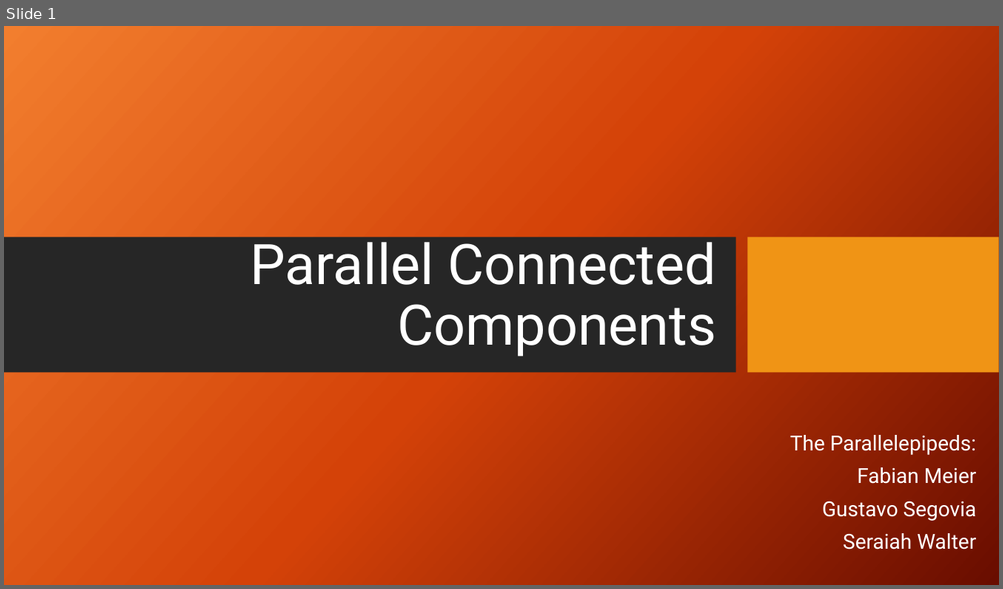
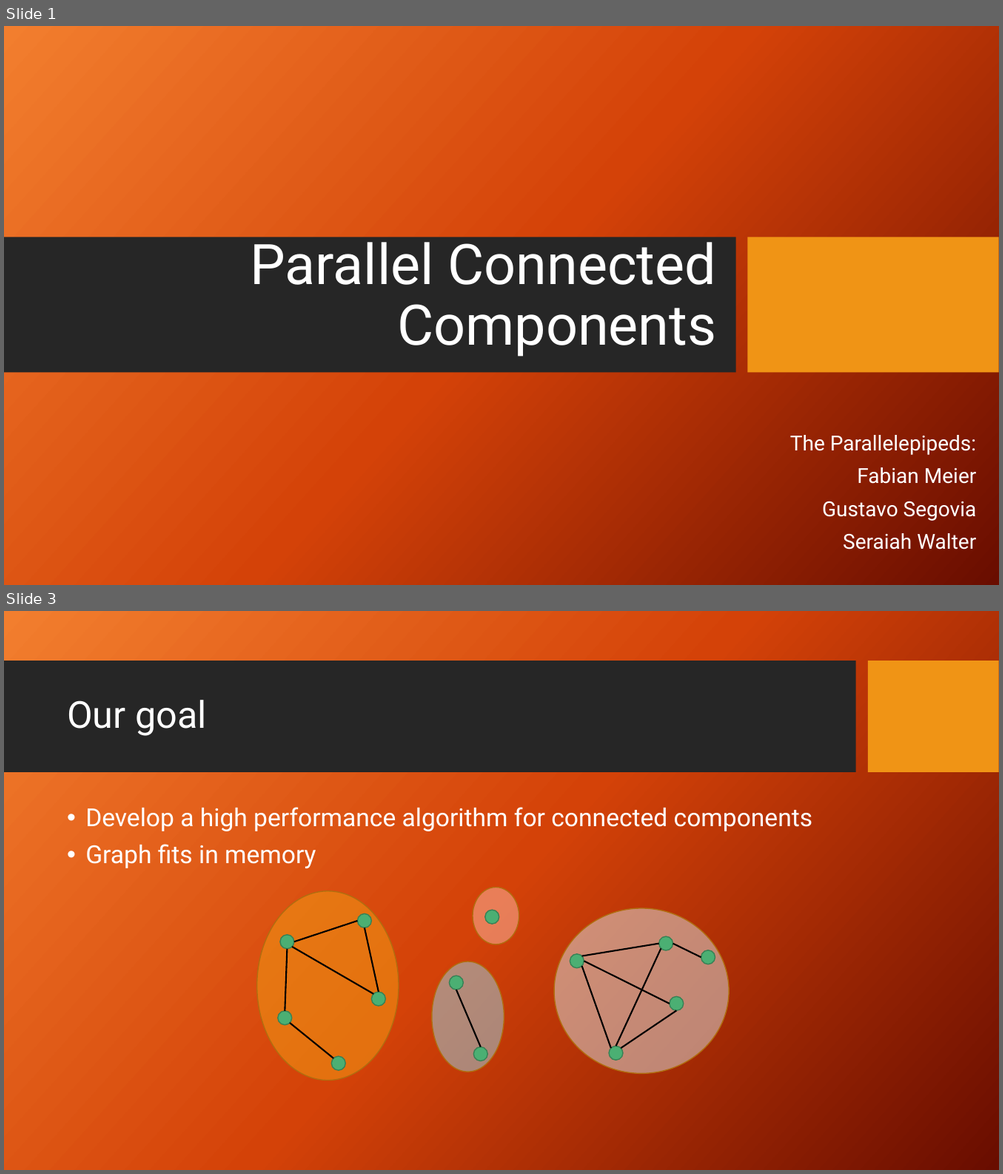
Before and after one commit to Aphlax/Parallelepipeds, a slide deck: FinalPresentation_Parallel Connected Components.pptx. Shown one above the other, each under a label of ours: slide 1 before the commit, slides 1 and 3 after it; the slides between them are not shown. The pictures are 1003x589 and 1003x1174 pixels, drawn with LibreOffice and Linux fonts; fonts in the diff are those of the drawing; background and template pictures are left out. Boxes give left, top, right and bottom in pixels: in the first picture for what was removed or moved away, otherwise in the second. Text is boxed around its words. In the diff, an @@ line names an element or a change of style, - is before the commit and + after.

```diff
--- a/FinalPresentation_Parallel Connected Components.pptx
+++ b/FinalPresentation_Parallel Connected Components.pptx
@@ slide 3 added at bbox=[4, 611, 999, 1170], background picture (left out) @@
@@ rectangle added at bbox=[4, 661, 855, 773], fill #262626 @@
@@ rectangle added at bbox=[868, 661, 999, 773], fill #F09415 @@
@@ title added at bbox=[67, 700, 207, 736], 36 pt, text #FFFFFF @@
+Our goal
@@ text added at bbox=[85, 807, 812, 869], 24 pt, text #FFFFFF @@
+• Develop a high performance algorithm for connected components
+• Graph fits in memory
@@ group added at bbox=[257, 888, 728, 1081]: 4 ellipses @@
@@ ellipse added at bbox=[485, 910, 499, 924], fill #4BAF73, outline #378155 1 pt @@
@@ group added at bbox=[569, 937, 715, 1061]: 6 lines, 5 ellipses @@
@@ ellipse added at bbox=[449, 976, 464, 990], fill #4BAF73, outline #378155 1 pt @@
@@ line added from (456, 990) to (481, 1048), #000000 1.5 pt @@
@@ group added at bbox=[278, 914, 385, 1071]: 5 ellipses, 5 lines @@
@@ ellipse added at bbox=[473, 1048, 487, 1062], fill #4BAF73, outline #378155 1 pt @@
```
Also in this commit, not shown: 18 other slides added.
